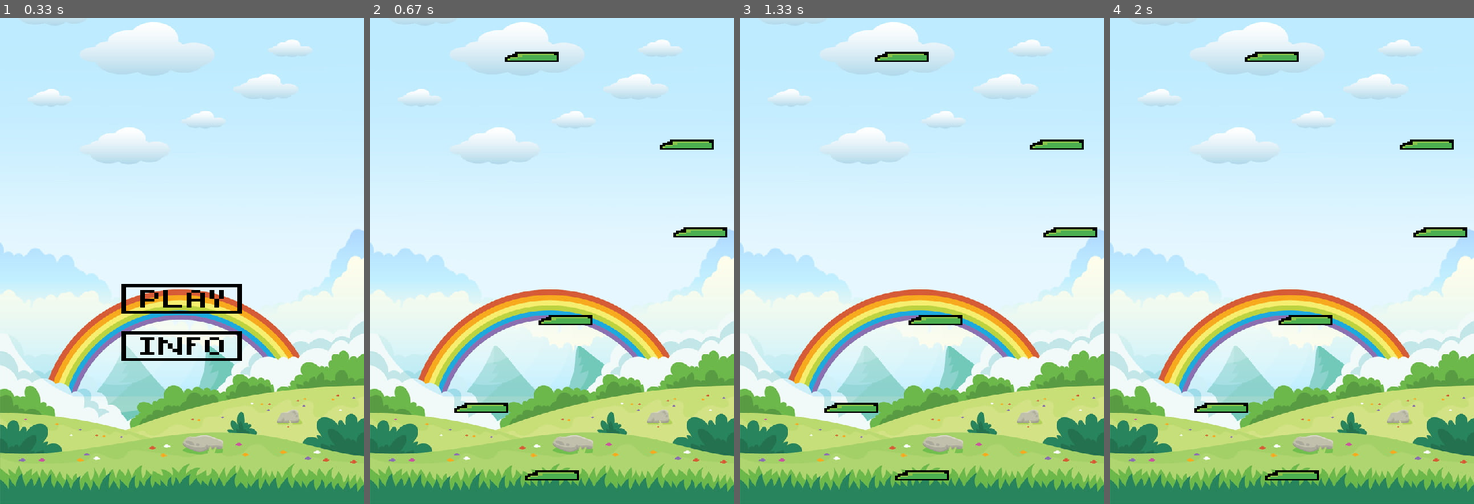
Above: before the commit, frames 1-4 (left to right).
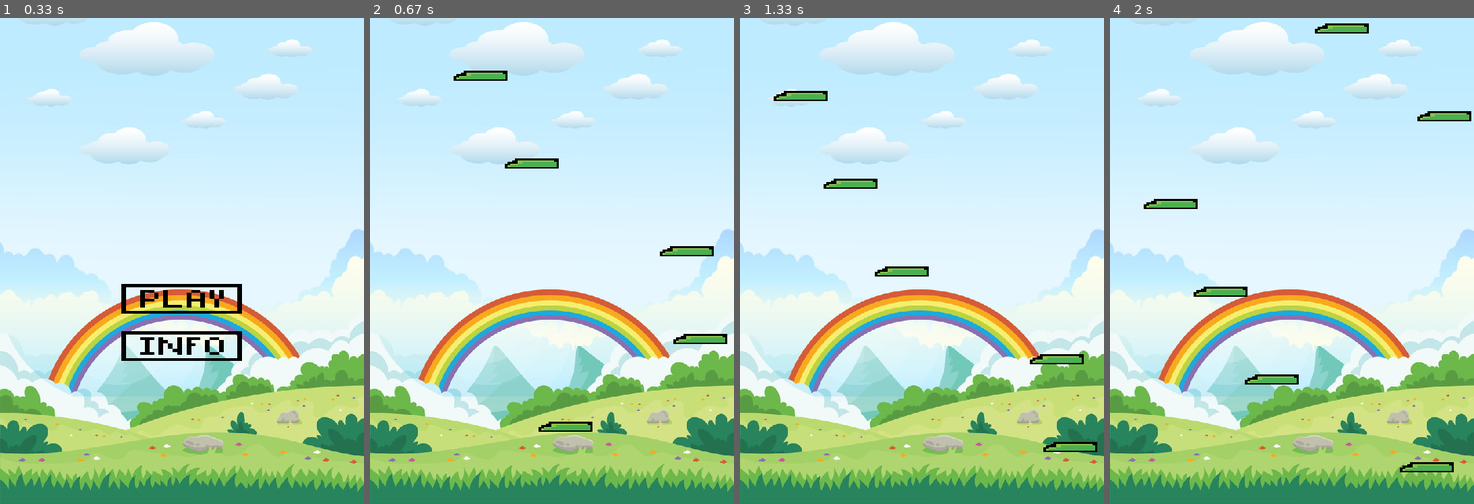
Above: after the commit, the same moments.

Repository: insper-classroom/devlife-23-1-projeto-pygame-henrique-junqueira-luca-feltrin
Game: pygame game, started from jogo.py
Two runs of this game, one before a commit and one after it. Both use one fixed random seed, a clock stepped at 60 frames per second and the inputs below.
Inputs (mouse positions are in pixels of both pictures, inside the frame that each line leads up to):
- Up to frame 1 (0.33 s): no input
- Up to frame 2 (0.67 s): click (566, 295) at 0.38 s
- Up to frame 3 (1.33 s): hold D 0.67-1.13 s
- Up to frame 4 (2 s): no input

Frame 1 is identical in both runs. In frame 2, 3.2% of the frame differs, in the area x 22-99%, y 6-96%; in frame 3, 3.2%; in frame 4, 3.4%, in the area x 9-100%, y 1-96%.

Commit message:
plataforma anda sozinha

Diff:
--- a/classes.py
+++ b/classes.py
@@ -90,16 +90,16 @@
                 if event.key == pygame.K_w:
                     self.state['desce_tela'] = False
 
-        if self.personagem.rect.y < 125:
-            self.state['desce_tela'] = True
-
-        if self.personagem.rect.y > 150:
-                self.state['desce_tela'] = False
-
-
-        if self.state['desce_tela']:
-            for coord in self.state['plataformas']:
-                coord.y+=2
+        # if self.personagem.rect.y < 125:
+        #     self.state['desce_tela'] = True
+
+        # if self.personagem.rect.y > 150:
+        #         self.state['desce_tela'] = False
+
+
+        # if self.state['desce_tela']:
+        for coord in self.state['plataformas']:
+            coord.y+=2
 
         # if self.personagem.rect.y > 1000:
         #     return False
